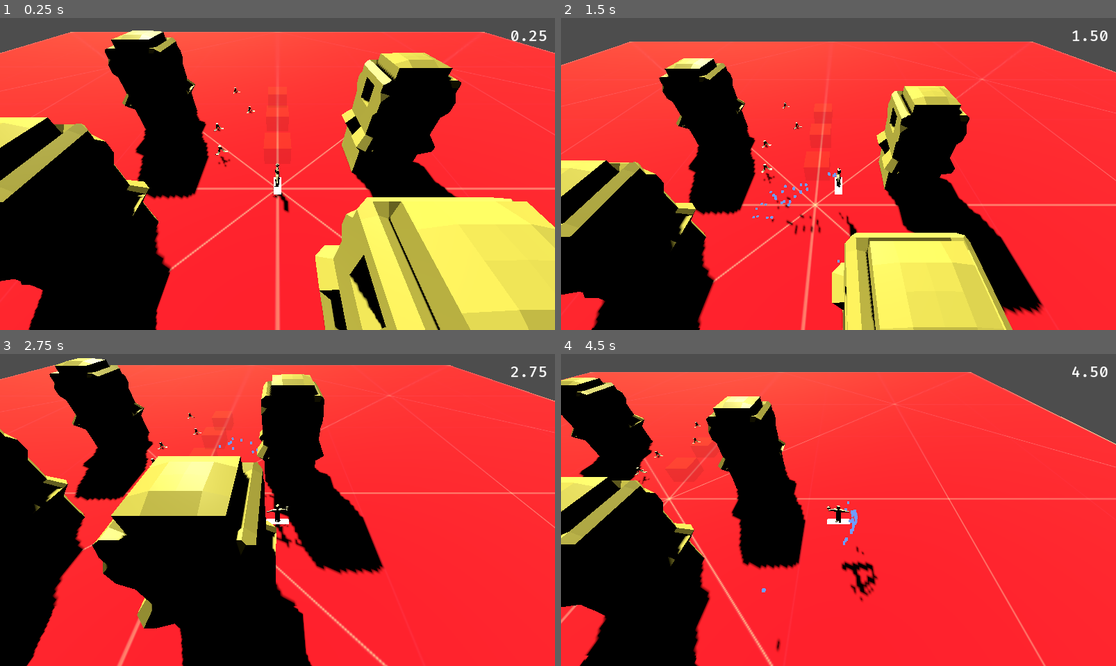
Above: before the commit, frames 1-4 (two rows, left to right).
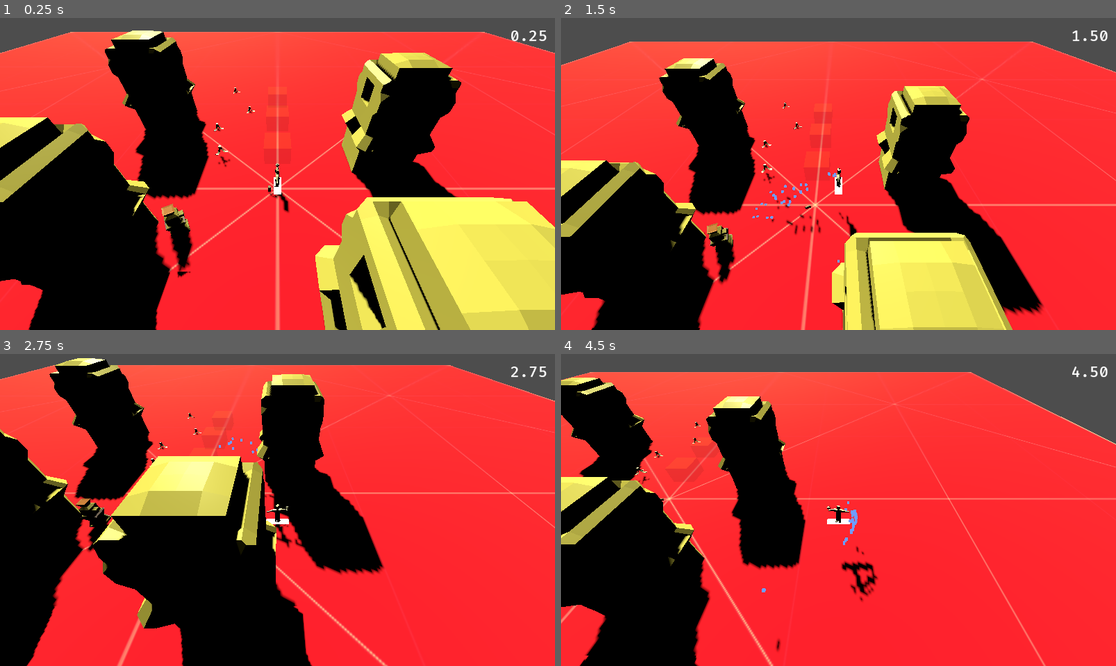
Above: after the commit, the same moments.

Repository: Steffo99/cinnos
Game: Godot game, scene res://Root.tscn
The game is run twice, just before and just after one commit, with the same random seed, the same clock (stepped at 60 frames per second) and the same inputs.
Inputs:
- Up to frame 1 (0.25 s): no input
- Up to frame 2 (1.5 s): hold D (move_right) 0.53-1.28 s; tap Space (jump) at 0.77 s; hold S (move_down) from 1.28 s (still down)
- Up to frame 3 (2.75 s): tap Space (jump) at 1.52 s; release S (move_down) at 2.03 s; hold D (move_right) from 2.03 s (still down)
- Up to frame 4 (4.5 s): release D (move_right) at 2.78 s; hold W (move_up) 2.78-3.53 s; tap Space (jump) at 3.02, 3.77 s; hold A (move_left) from 3.53 s (still down)

The runs differ from the first frame. In frame 1, 0.8% of the frame differs, in the area x 29-50%, y 53-84%; in frame 2, 0.6%; in frame 3, 0.5%; in frame 4, less than 0.1%.

Commit message:
Add bullet

Diff:
--- a/Root.tscn
+++ b/Root.tscn
@@ -10,10 +10,12 @@
 [ext_resource type="FontFile" uid="uid://qf3uxmta6lpw" path="res://fonts/FiraCode-Medium.ttf" id="5_yvnu2"]
 [ext_resource type="PackedScene" uid="uid://4i2c481rpxe3" path="res://models/cinno.glb" id="8_32hx2"]
 [ext_resource type="Script" path="res://Camera3D.gd" id="8_auifr"]
-[ext_resource type="PackedScene" path="res://obstacles/house_c.tscn" id="9_xyam4"]
+[ext_resource type="PackedScene" uid="uid://bxj354o6rycsf" path="res://obstacles/house_c.tscn" id="9_xyam4"]
 [ext_resource type="PackedScene" path="res://obstacles/dialog.tscn" id="10_6ihn6"]
 [ext_resource type="Script" path="res://Buccia.gd" id="12_7dfpx"]
 [ext_resource type="PackedScene" uid="uid://72q4p7x8l08y" path="res://models/banana.glb" id="13_ecp45"]
+[ext_resource type="Script" path="res://Torretta.gd" id="15_058li"]
+[ext_resource type="PackedScene" uid="uid://t0gblqb4yr8m" path="res://models/turret.glb" id="16_upw73"]
 
 [sub_resource type="Theme" id="Theme_hkcet"]
 Label/fonts/font = ExtResource("3_p3wyc")
@@ -44,6 +46,9 @@
 
 [sub_resource type="BoxShape3D" id="BoxShape3D_p1ebg"]
 size = Vector3(1.5, 1.5, 1.5)
+
+[sub_resource type="BoxShape3D" id="BoxShape3D_hwxik"]
+size = Vector3(1.9188, 3.57475, 2.31203)
 
 [node name="Root" type="Node3D"]
 
@@ -134,6 +139,7 @@
 
 [node name="Player" type="CharacterBody3D" parent="."]
 transform = Transform3D(1, 0, 0, 0, 1, 0, 0, 0, 1, 0, 0.927202, 0)
+collision_layer = 5
 script = ExtResource("1_wt4gx")
 input_accel = 8.0
 jump_impulse = Vector3(0, 10, 0)
@@ -166,6 +172,8 @@
 skeleton = NodePath("../..")
 
 [node name="Plane" type="StaticBody3D" parent="."]
+collision_layer = 5
+collision_mask = 5
 
 [node name="MeshInstance3D" type="MeshInstance3D" parent="Plane"]
 mesh = SubResource("PlaneMesh_opk07")
@@ -187,15 +195,19 @@
 
 [node name="HouseC" parent="." instance=ExtResource("9_xyam4")]
 transform = Transform3D(1, 0, 0, 0, 1, 0, 0, 0, 1, 14.9482, 0, -6.46428)
+collision_layer = 5
 
 [node name="HouseC2" parent="." instance=ExtResource("9_xyam4")]
 transform = Transform3D(1, 0, 0, 0, 1, 0, 0, 0, 1, 7.94815, 0, 15.5357)
+collision_layer = 5
 
 [node name="HouseC3" parent="." instance=ExtResource("9_xyam4")]
 transform = Transform3D(1, 0, 0, 0, 1, 0, 0, 0, 1, -21.0518, 0, -18.4643)
+collision_layer = 5
 
 [node name="HouseC4" parent="." instance=ExtResource("9_xyam4")]
 transform = Transform3D(1, 0, 0, 0, 1, 0, 0, 0, 1, -18.0518, 0, 8.53572)
+collision_layer = 5
 
 [node name="Dialog" parent="." instance=ExtResource("10_6ihn6")]
 transform = Transform3D(4, 0, 0, 0, 4, 0, 0, 0, 4, 0, 1, -7)
@@ -251,6 +263,18 @@
 [node name="CollisionShape3D" type="CollisionShape3D" parent="Buccia4"]
 transform = Transform3D(1, 0, 0, 0, 1, 0, 0, 0, 1, 0, 0.75, 0)
 shape = SubResource("BoxShape3D_p1ebg")
+
+[node name="Torretta" type="StaticBody3D" parent="."]
+transform = Transform3D(-0.810819, 0, 0.585297, 0, 1, 0, -0.585297, 0, -0.810819, -11.1919, 0.928251, 6.08668)
+script = ExtResource("15_058li")
+
+[node name="turret" parent="Torretta" instance=ExtResource("16_upw73")]
+
+[node name="CollisionShape3D" type="CollisionShape3D" parent="Torretta"]
+transform = Transform3D(1, 0, -2.98023e-08, 0, 1, 0, 2.98023e-08, 0, 1, 0, 1.09828, 0)
+shape = SubResource("BoxShape3D_hwxik")
+
+[node name="RayCast3D" type="RayCast3D" parent="Torretta"]
 
 [connection signal="timeout" from="UI/TextBox/Timer" to="UI/TextBox" method="_on_timer_timeout"]
 [connection signal="body_entered" from="Buccia" to="Buccia" method="_on_body_entered"]
--- /dev/null
+++ b/Torretta.gd
@@ -0,0 +1,32 @@
+extends StaticBody3D
+
+@onready var player: Player = get_tree().root.find_children("Player", "Player", true, false)[0]
+
+
+@export var max_distance: float = 30.0
+@export var rotation_speed = 0.1
+
+var bullet = preload("res://obstacles/bullet.tscn")
+var cooldown = 0
+
+# Called when the node enters the scene tree for the first time.
+func _ready():
+	pass # Replace with function body.
+
+
+func _physics_process(delta):
+	var distance = player.global_position.distance_to(global_position)
+	if distance > max_distance:
+		return
+
+	rotation.y = (global_position - player.global_position).signed_angle_to(Vector3.FORWARD, Vector3.DOWN) + PI/2
+
+	if cooldown > 0:
+		cooldown -= delta
+	else:
+		var bull = bullet.instantiate()
+		bull.global_position = global_position
+		bull.set_linear_velocity((player.global_position - global_position).normalized() * 50)
+
+		get_tree().root.add_child(bull)
+		cooldown = 5
--- /dev/null
+++ b/bullet.gd
@@ -0,0 +1,11 @@
+extends Node3D
+
+
+# Called when the node enters the scene tree for the first time.
+func _ready():
+	pass # Replace with function body.
+
+
+# Called every frame. 'delta' is the elapsed time since the previous frame.
+func _process(delta):
+	pass
--- /dev/null
+++ b/obstacles/bullet.gd
@@ -0,0 +1,18 @@
+extends Node3D
+
+
+# Called when the node enters the scene tree for the first time.
+func _ready():
+	pass # Replace with function body.
+
+
+# Called every frame. 'delta' is the elapsed time since the previous frame.
+func _process(delta):
+	pass
+
+
+func _on_body_entered(body):
+	if body is Player:
+		body.velocity += (global_position - body.global_position).normalized() * 5
+	print("AAAAAA")
+	queue_free()
--- /dev/null
+++ b/obstacles/bullet.tscn
@@ -0,0 +1,24 @@
+[gd_scene load_steps=4 format=3 uid="uid://c1p6udf66lht2"]
+
+[ext_resource type="Script" path="res://obstacles/bullet.gd" id="1_dawle"]
+
+[sub_resource type="CylinderMesh" id="CylinderMesh_nnt0g"]
+
+[sub_resource type="CylinderShape3D" id="CylinderShape3D_rk7k5"]
+radius = 0.58729
+
+[node name="Bullet" type="RigidBody3D"]
+transform = Transform3D(-4.37114e-08, 1, 4.37114e-08, 0, -4.37114e-08, 1, 1, 4.37114e-08, 1.91069e-15, 0, 0, 0)
+collision_layer = 4
+collision_mask = 4
+script = ExtResource("1_dawle")
+
+[node name="MeshInstance3D" type="MeshInstance3D" parent="."]
+transform = Transform3D(0.4, 0, 0, 0, 0.4, 0, 0, 0, 0.4, 0, 0, 0)
+mesh = SubResource("CylinderMesh_nnt0g")
+
+[node name="CollisionShape3D" type="CollisionShape3D" parent="."]
+transform = Transform3D(0.4, 0, 0, 0, 0.4, -3.34074e-23, 0, 3.34074e-23, 0.4, 0, 0, 0)
+shape = SubResource("CylinderShape3D_rk7k5")
+
+[connection signal="body_entered" from="." to="." method="_on_body_entered"]
Not shown: 1 places in Root.tscn that only renumber resources
